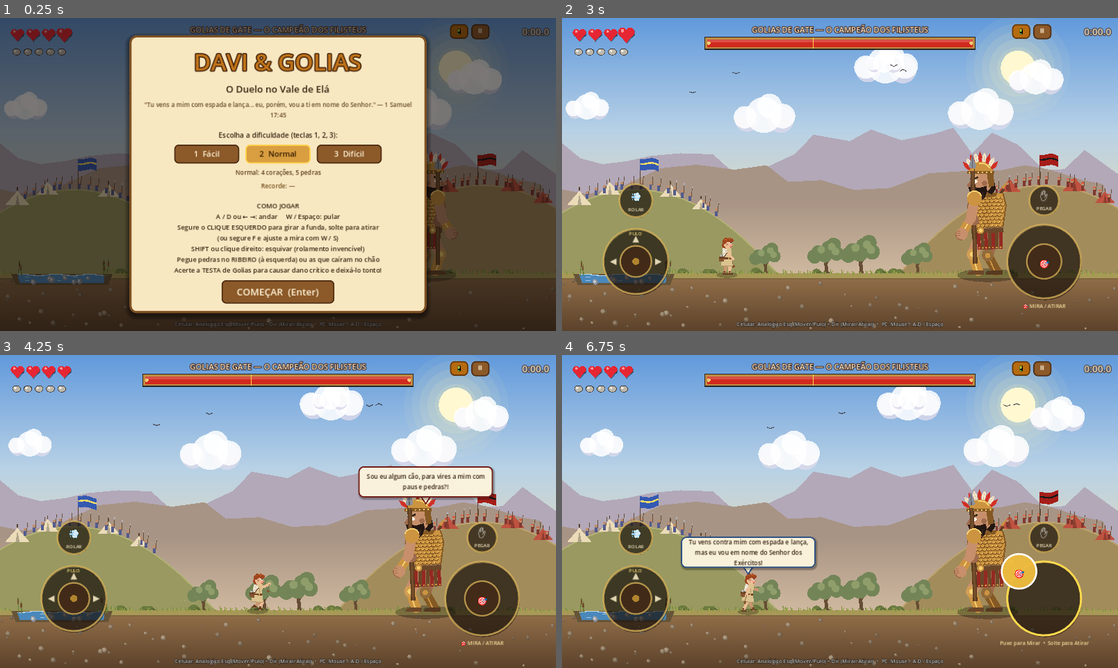
Above: before the commit, frames 1-4 (two rows, left to right).
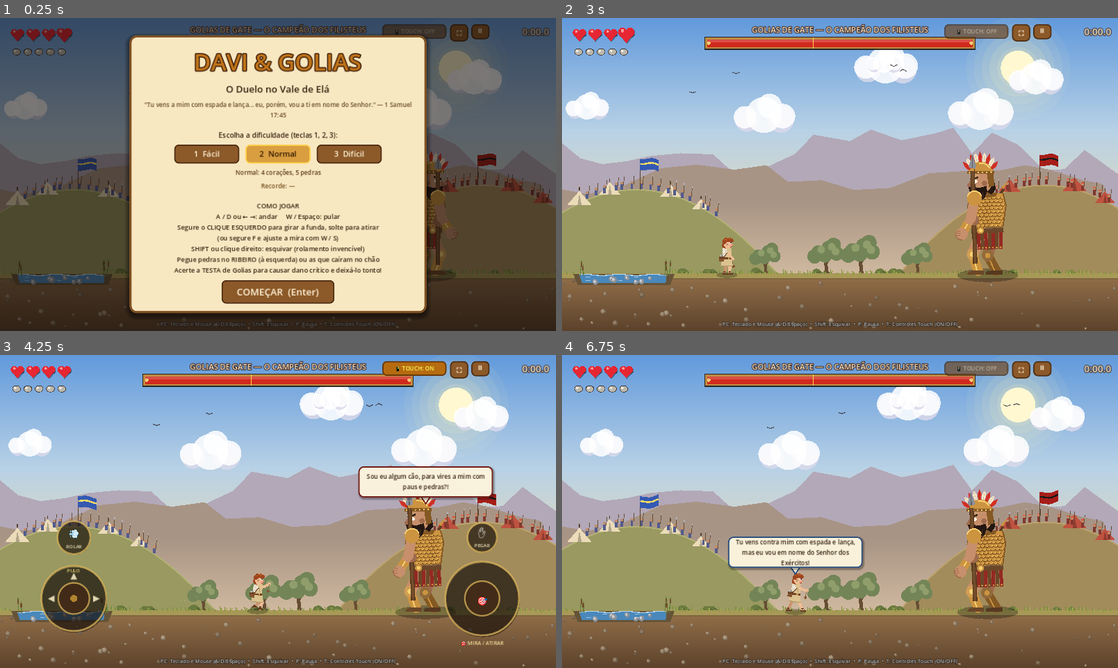
Above: after the commit, the same moments.

Repository: fabiomotta0311/daviegolias
Game: Godot game, scene res://scenes/main.tscn
The game is run twice, just before and just after one commit, with the same random seed, the same clock (stepped at 60 frames per second) and the same inputs.
Inputs (mouse positions are in pixels of both pictures, inside the frame that each line leads up to):
- Up to frame 1 (0.25 s): no input
- Up to frame 2 (3 s): click (1023, 33) at 0.5 s, where only the run after the commit has a clickable "⛶"; click "2 Normal" at 1.25 s; click "2 Normal" at 2 s; click "COMEÇAR (Enter)" at 2.75 s
- Up to frame 3 (4.25 s): tap Enter at 3.5 s; move the mouse to (400, 495) at 3.52 s; hold D (move_right) from 3.53 s (still down); tap T at 3.6 s; click (400, 495) at 3.67 s; tap Space at 3.77, 4.07 s
- Up to frame 4 (6.75 s): release D (move_right) at 4.25 s; drag from (728, 527) to (623, 602) at 4.27 s; move the mouse to (895, 442) at 5.02 s; hold A (move_left) 5.03-5.75 s; tap W (aim_up) at 5.1 s; click (895, 442) at 5.17 s; tap T at 5.3 s; drag from (812, 574) to (973, 514) at 5.77 s; move the mouse to (1006, 558) at 6.52 s; hold D (move_right) from 6.53 s (still down); hold F (fire) from 6.53 s (still down); click (1006, 558) at 6.67 s

The runs differ from the first frame. In frame 1, 0.6% of the frame differs, in the area x 29-85%, y 2-99%; in frame 2, 6.4%; in frame 3, 1.0%; in frame 4, 9.8%, in the area x 7-95%, y 2-100%.
Error in both runs: Invalid assignment of property or key 'ignore_time_scale' with value of type 'bool' on a base object of type 'Timer'. (res://scripts/arena.gd:270)

Commit message:
feat: default hidden touch controls on desktop, add touch toggle button, key T shortcut and mobile fullscreen support

Diff:
--- a/scripts/touch_controls.gd
+++ b/scripts/touch_controls.gd
@@ -54,14 +54,15 @@
 	_detect_touchscreen()
 
 func _detect_touchscreen() -> void:
-	var is_mobile := OS.has_feature("mobile") or OS.has_feature("android") or OS.has_feature("ios")
-	var is_web_mobile := OS.has_feature("web_android") or OS.has_feature("web_ios")
-	var touch_available := DisplayServer.is_touchscreen_available()
-
-	if is_mobile or is_web_mobile or touch_available:
-		set_touch_enabled(true)
-	else:
-		set_touch_enabled(false)
+	# Só inicia ativo automaticamente em celulares e tablets reais (Android, iOS ou navegadores móveis).
+	# Em computadores (Windows/Mac/Linux), inicia OCULTO para permitir jogar com teclado e mouse limpo.
+	var is_real_mobile := (
+		OS.has_feature("android") or
+		OS.has_feature("ios") or
+		OS.has_feature("web_android") or
+		OS.has_feature("web_ios")
+	)
+	set_touch_enabled(is_real_mobile)
 
 func set_touch_enabled(enabled: bool) -> void:
 	is_active = enabled
@@ -76,11 +77,7 @@
 
 func _input(event: InputEvent) -> void:
 	if not is_active or not visible:
-		# Ativa se detectar toque na tela
-		if event is InputEventScreenTouch and event.pressed:
-			set_touch_enabled(true)
-		else:
-			return
+		return
 
 	if event is InputEventScreenTouch:
 		_on_screen_touch(event)
--- a/scripts/ui.gd
+++ b/scripts/ui.gd
@@ -171,17 +171,23 @@
 	timer_label.horizontal_alignment = HORIZONTAL_ALIGNMENT_RIGHT
 	add_child(timer_label)
 
-	# Botões táteis no topo (Pausa e Alternador de Controles Touch)
+	# Botões táteis no topo (Pausa, Alternador de Controles Touch e Tela Cheia)
 	var pause_btn := _button("⏸", toggle_pause)
 	pause_btn.position = Vector2(1085, 14)
 	pause_btn.custom_minimum_size = Vector2(42, 34)
 	pause_btn.add_theme_font_size_override("font_size", 16)
 	add_child(pause_btn)
 
-	touch_toggle_btn = _button("📱", _on_toggle_touch)
-	touch_toggle_btn.position = Vector2(1036, 14)
-	touch_toggle_btn.custom_minimum_size = Vector2(42, 34)
-	touch_toggle_btn.add_theme_font_size_override("font_size", 16)
+	var fs_btn := _button("⛶", toggle_fullscreen)
+	fs_btn.position = Vector2(1036, 14)
+	fs_btn.custom_minimum_size = Vector2(42, 34)
+	fs_btn.add_theme_font_size_override("font_size", 16)
+	add_child(fs_btn)
+
+	touch_toggle_btn = _button("📱 TOUCH: OFF", _on_toggle_touch)
+	touch_toggle_btn.position = Vector2(880, 14)
+	touch_toggle_btn.custom_minimum_size = Vector2(148, 34)
+	touch_toggle_btn.add_theme_font_size_override("font_size", 13)
 	add_child(touch_toggle_btn)
 	_update_touch_btn_visual()
 
@@ -192,7 +198,7 @@
 	mute_label.visible = false
 	add_child(mute_label)
 
-	var help := _label("Celular: Analógico Esq (Mover/Pulo) + Dir (Mirar/Atirar)  •  PC: Mouse / A-D / Espaço", 12, Color(1, 1, 1, 0.75), 4, Color(0, 0, 0, 0.7))
+	var help := _label("PC: Teclado e Mouse (A/D/Espaço)  •  Shift: Esquivar  •  P: Pausa  •  T: Controles Touch (ON/OFF)", 12, Color(1, 1, 1, 0.75), 4, Color(0, 0, 0, 0.7))
 	help.position = Vector2(0, 695)
 	help.size = Vector2(1280, 20)
 	add_child(help)
@@ -234,7 +240,19 @@
 
 func _update_touch_btn_visual() -> void:
 	if touch_toggle_btn and touch_controls:
-		touch_toggle_btn.modulate = Color(1.3, 1.2, 0.4) if touch_controls.is_active else Color(0.85, 0.85, 0.85, 0.7)
+		if touch_controls.is_active:
+			touch_toggle_btn.text = "📱 TOUCH: ON"
+			touch_toggle_btn.modulate = Color(1.3, 1.2, 0.4)
+		else:
+			touch_toggle_btn.text = "📱 TOUCH: OFF"
+			touch_toggle_btn.modulate = Color(0.82, 0.82, 0.82, 0.7)
+
+func toggle_fullscreen() -> void:
+	var mode := DisplayServer.window_get_mode()
+	if mode == DisplayServer.WINDOW_MODE_FULLSCREEN:
+		DisplayServer.window_set_mode(DisplayServer.WINDOW_MODE_WINDOWED)
+	else:
+		DisplayServer.window_set_mode(DisplayServer.WINDOW_MODE_FULLSCREEN)
 
 func show_banner(text: String, color: Color = GOLD, hold: float = 0.8) -> void:
 	banner.text = text
@@ -321,6 +339,8 @@
 	title_panel.visible = true
 
 func _start_game() -> void:
+	if OS.has_feature("mobile") or OS.has_feature("web_android") or OS.has_feature("web_ios"):
+		DisplayServer.window_set_mode(DisplayServer.WINDOW_MODE_FULLSCREEN)
 	GameState.skip_title = true
 	_reload()
 
@@ -446,6 +466,14 @@
 	get_tree().reload_current_scene()
 
 func _unhandled_input(event: InputEvent) -> void:
+	if event is InputEventKey and event.pressed and not event.echo:
+		if event.physical_keycode == KEY_T:
+			_on_toggle_touch()
+			return
+		elif event.physical_keycode == KEY_F11:
+			toggle_fullscreen()
+			return
+
 	if event.is_action_pressed("mute"):
 		var bus := AudioServer.get_bus_index("Master")
 		var m := not AudioServer.is_bus_mute(bus)
